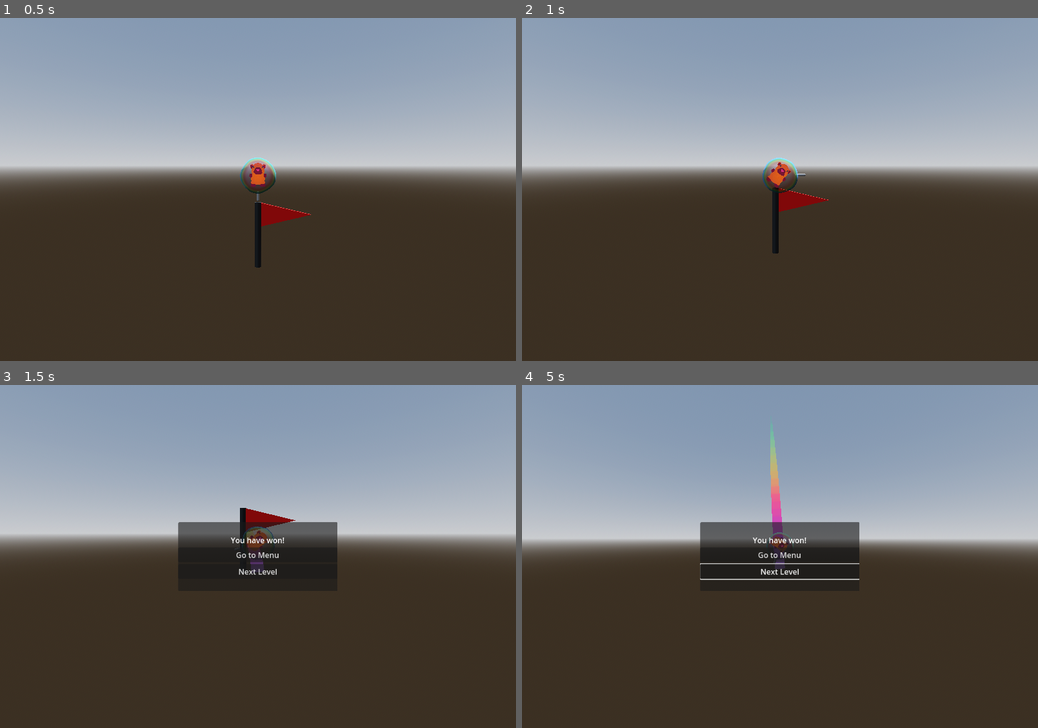
Above: before the commit, frames 1-4 (two rows, left to right).
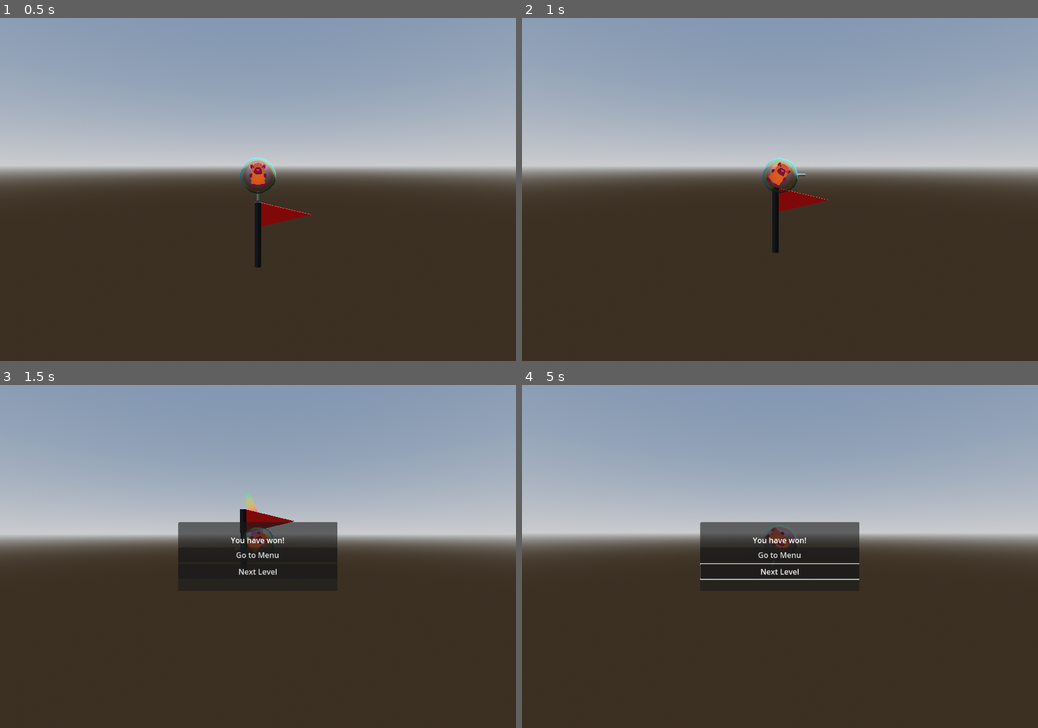
Above: after the commit, the same moments.

Repository: Mastermori/BubbeBounce
Game: Godot game, scene res://levels/base_level.tscn
Two runs of this game, one before a commit and one after it. Both use one fixed random seed, a clock stepped at 60 frames per second and the inputs below.
Inputs (mouse positions are in pixels of both pictures, inside the frame that each line leads up to):
- Up to frame 1 (0.5 s): no input
- Up to frame 2 (1 s): tap Enter (ui_accept) at 0.5, 0.77 s; move the mouse to (893, 172) at 0.52 s; press the mouse at (893, 172) at 0.53 s; hold D (move_right) from 0.53 s (still down)
- Up to frame 3 (1.5 s): move the mouse to (154, 573) at 1.27 s; release D (move_right) at 1.28 s; release the mouse at (154, 573) at 1.28 s; hold A (move_left) from 1.28 s (still down); click (154, 573) at 1.35 s
- Up to frame 4 (5 s): tap Enter (ui_accept) at 1.52, 4.52 s; release A (move_left) at 2 s; click "Next Level" at 2 s; click "Next Level" at 2.75 s; move the mouse to (831, 481) at 3.52 s; press the mouse at (831, 481) at 3.53 s; hold D (move_right) from 3.53 s (still down); move the mouse to (754, 625) at 4.27 s; release the mouse at (754, 625) at 4.28 s; click (754, 625) at 4.35 s

Frame 1 is identical in both runs. In frame 2, less than 0.1% of the frame differs, in the area x 46-60%, y 40-69%; in frame 3, 0.3%; in frame 4, 3.4%, in the area x 0-100%, y 11-54%.

Commit message:
fixed Trails; made camera zoom out further; added death height

Diff:
--- a/player/player.gd
+++ b/player/player.gd
@@ -38,7 +38,7 @@
 	capybara.rotate_z(rotation_impulse)
 	rotation_impulse *= (1 - .65 * delta)
 
-	camera.fov = lerp(camera.fov, 75 * clamp(.95 + velocity.length() / 8 * .25, .95, 1.2), delta)
+	camera.fov = lerp(camera.fov, 75 * clamp(.95 + velocity.length() / 8 * .35, .95, 1.3), delta)
 
 	var collision := move_and_collide(velocity * delta)
 	if collision and not collided_last_frame:
@@ -52,6 +52,9 @@
 		collided_last_frame = false
 		velocity += Vector3.DOWN * gravity * gravity_multiplier * delta
 
+	if position.y < -10:
+		die()
+
 func hit_bubble(bubble: Bubble, collision: KinematicCollision3D) -> void:
 	bubble.on_hit_by_player()
 	var collision_normal := collision.get_normal()
@@ -60,7 +63,6 @@
 	velocity = collision_normal * min(8, velocity.length() * 1.2 * bubble.size)
 	var angle_percent := Vector2.DOWN.angle_to(Vector2(collision_normal.x, collision_normal.y)) / (2 * PI)
 	rotation_impulse = clamp(rotation_impulse + sign(angle_percent) * pow(angle_percent, 2) * bubble.size, -1, 1)
-	#camera.zoom_effect()
 
 func die() -> void:
 	Globals.current_level.finish(false)
--- a/player/player.tscn
+++ b/player/player.tscn
@@ -64,7 +64,7 @@
 transform = Transform3D(-1.74846e-08, 0, -0.4, -0.103528, 0.38637, 4.52534e-09, 0.38637, 0.103528, -1.68888e-08, 0, 0.0740854, 0)
 
 [node name="Trail3D" type="MeshInstance3D" parent="Body/capybara"]
-transform = Transform3D(-1.09278e-07, -0.647048, 2.41481, 0, 2.41481, 0.647048, -2.5, 2.82833e-08, -1.05555e-07, 2.18112, -8.14005, -9.53398e-08)
+transform = Transform3D(-1.09278e-07, -0.647048, 2.41481, 1.54228e-17, 2.41481, 0.647048, -2.5, 2.82833e-08, -1.05555e-07, 0.0467681, -0.174577, -2.04407e-09)
 material_override = SubResource("StandardMaterial3D_g6k8r")
 skeleton = NodePath("../../..")
 script = ExtResource("4_yw30f")
--- a/player/trail/trail3d.gd
+++ b/player/trail/trail3d.gd
@@ -261,6 +261,7 @@
 	mesh = ImmediateMesh.new()
 	_target = get_parent()
 	top_level = true
+	global_position = Vector3.ZERO
 
 
 
